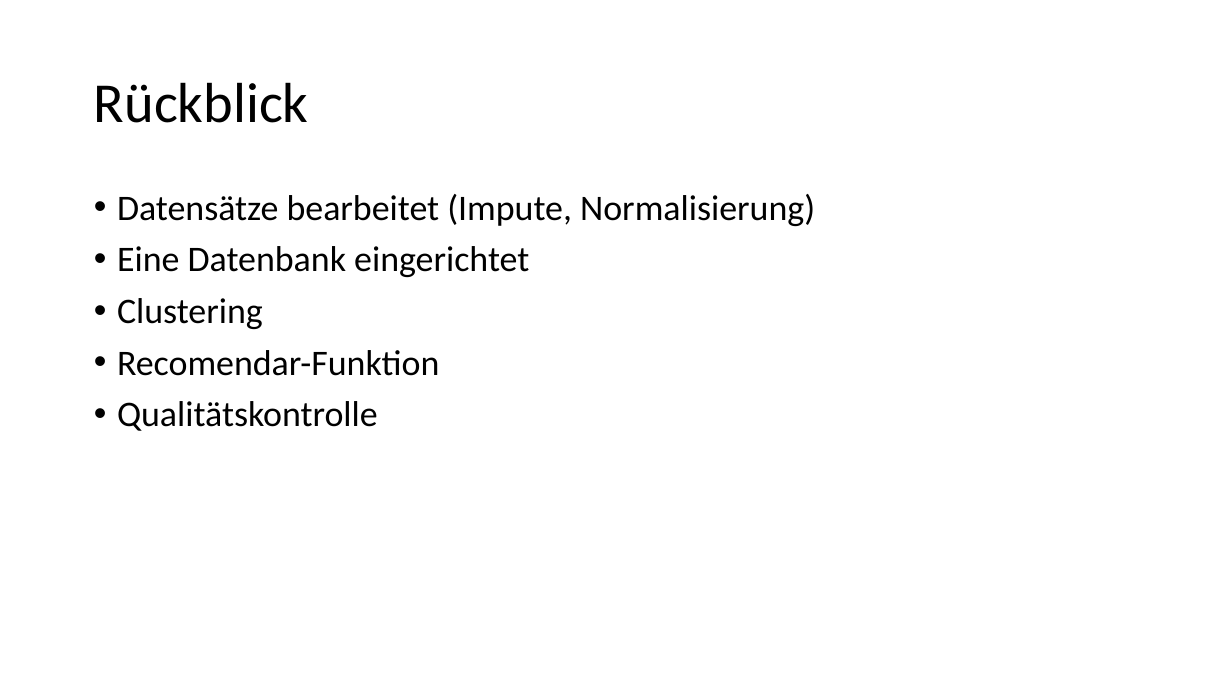
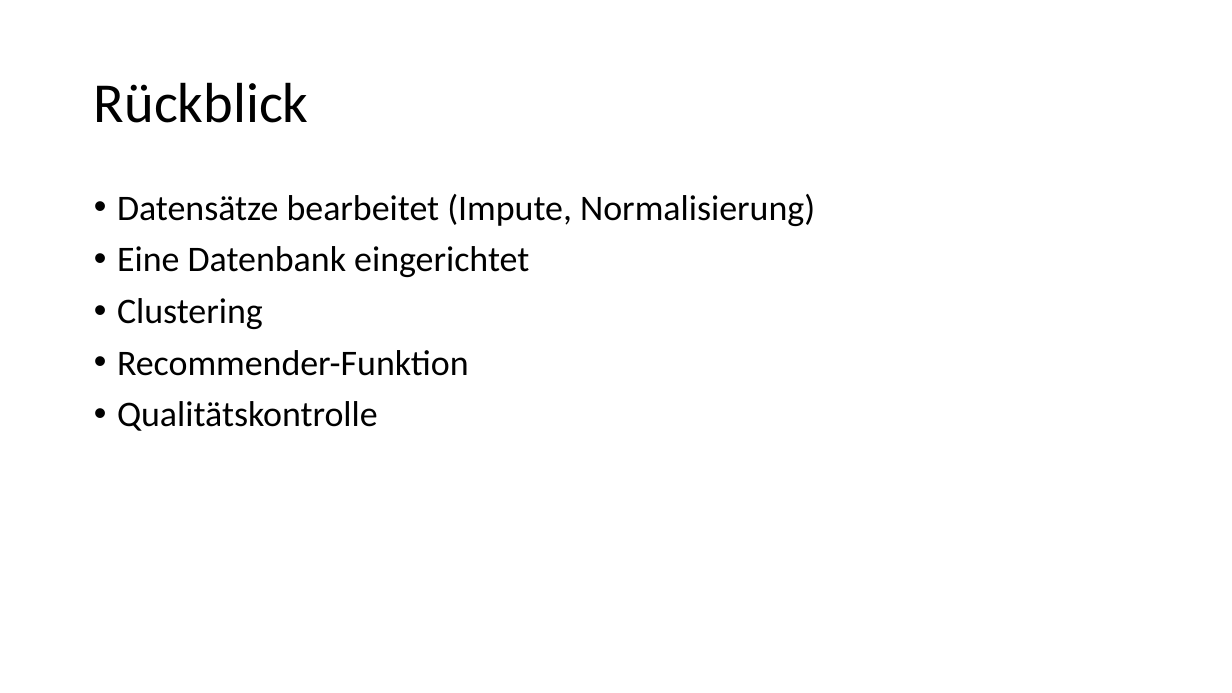
Before and after one commit to ChulioZ/music-recommender, a slide deck: slide 2 of Zwischenpräsentation.pptx. Drawn at 1232x693 pixels with LibreOffice and Linux fonts; fonts in the diff are those of the drawing. Boxes give left, top, right and bottom in pixels: in the first picture for what was removed or moved away, otherwise in the second. Text is boxed around its words. In the diff, an @@ line names an element or a change of style, - is before the commit and + after.

```diff
--- a/Zwischenpräsentation.pptx
+++ b/Zwischenpräsentation.pptx
@@ text at <box>117,350,469,376</box>: text changed @@
-• Recomendar-Funktion
+• Recommender-Funktion
```
Also in this commit, not shown: 6 other slides changed.
